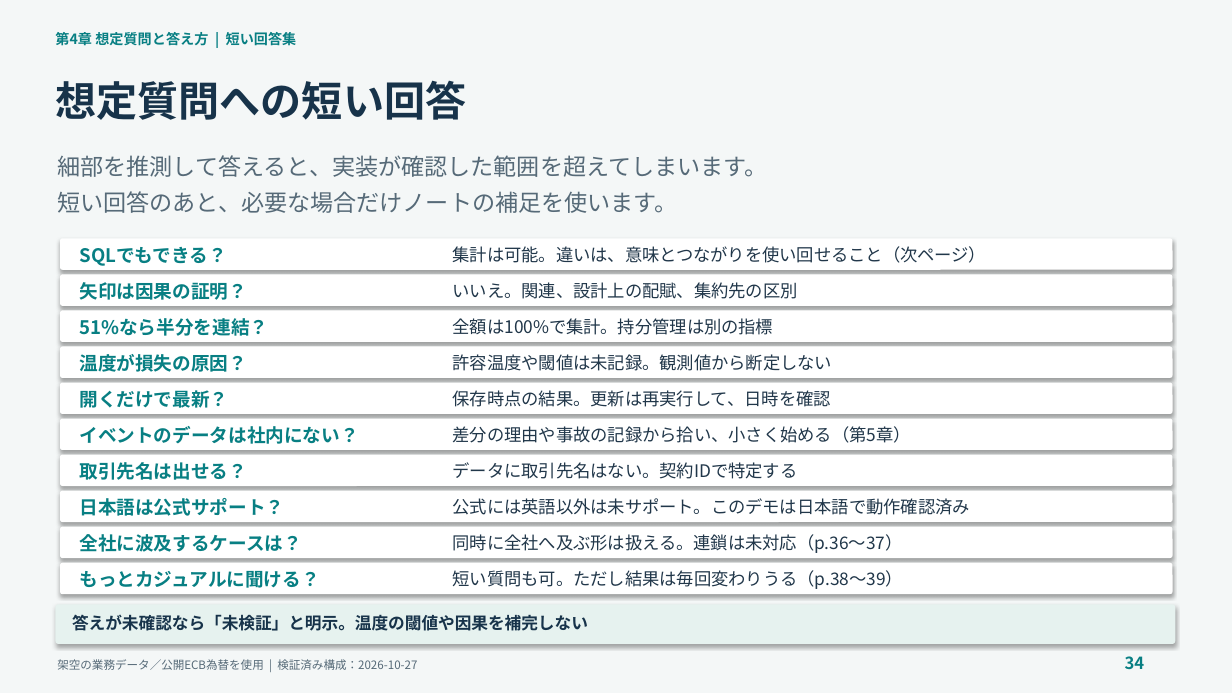
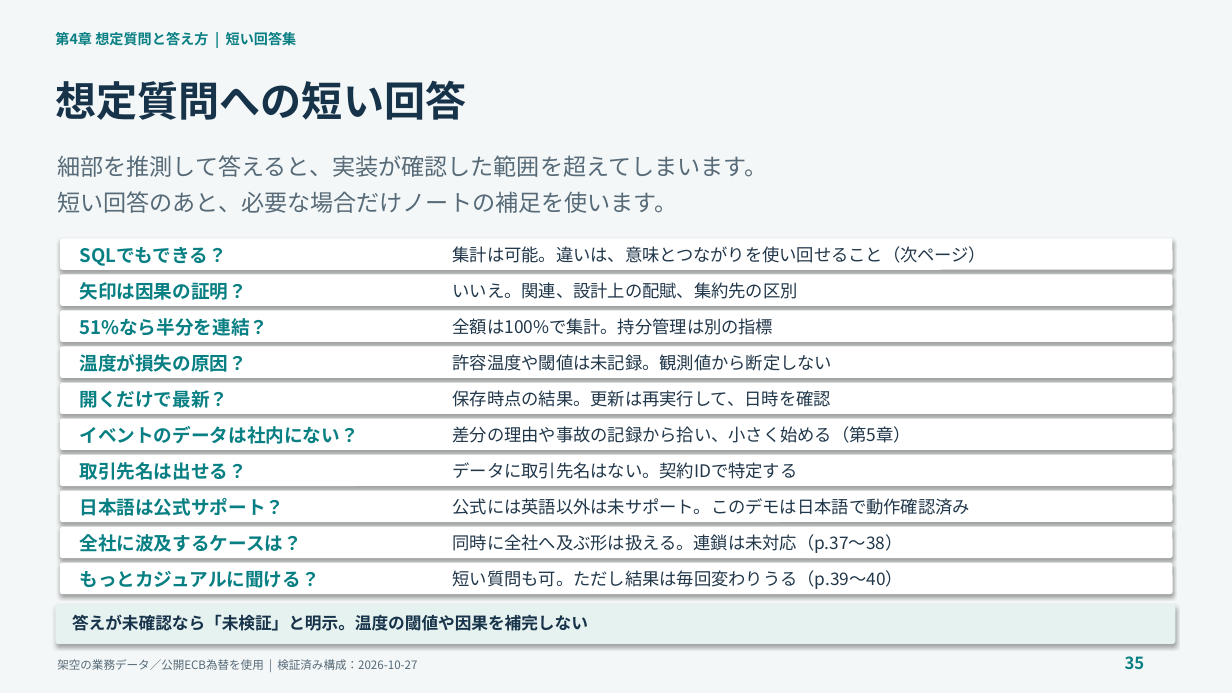
Before and after one commit to c-nova/FabricOntology_Trading, a slide deck: slide 35 of decks/TradingOntology_Demo_Presenter_Guide_JA.pptx (slide 34 before the commit). Drawn at 1232x693 pixels with LibreOffice and Linux fonts; fonts in the diff are those of the drawing. Boxes give left, top, right and bottom in pixels: in the first picture for what was removed or moved away, otherwise in the second. Text is boxed around its words. In the diff, an @@ line names an element or a change of style, - is before the commit and + after.

```diff
--- a/decks/TradingOntology_Demo_Presenter_Guide_JA.pptx
+++ b/decks/TradingOntology_Demo_Presenter_Guide_JA.pptx
@@ text at [453, 534, 903, 553]: text changed @@
-同時に全社へ及ぶ形は扱える。連鎖は未対応（p.36〜37）
+同時に全社へ及ぶ形は扱える。連鎖は未対応（p.37〜38）
@@ text at [453, 570, 903, 589]: text changed @@
-短い質問も可。ただし結果は毎回変わりうる（p.38〜39）
+短い質問も可。ただし結果は毎回変わりうる（p.39〜40）
@@ text at [1125, 656, 1145, 669]: text changed @@
-34
+35
```
Also in this commit, not shown: 31 other slides changed, 2 slides added, 8 other files.
